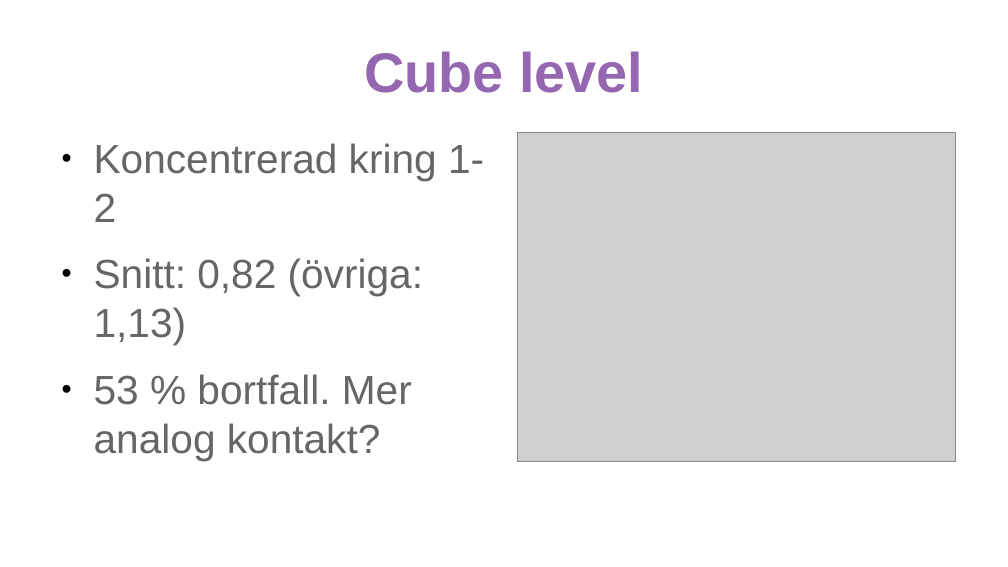
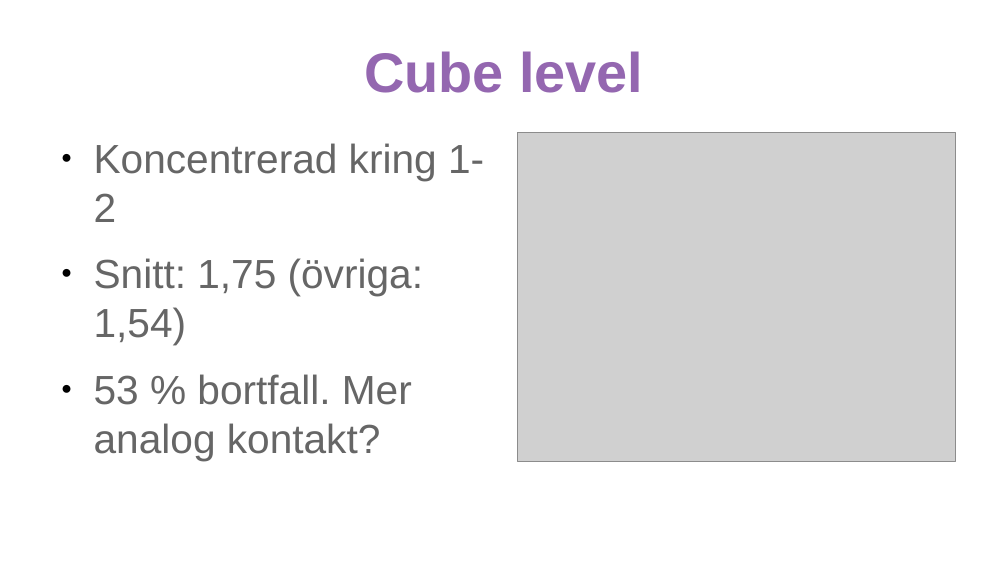
Before and after one commit to samfromsatc/payment_method_case_if, a slide deck: slide 6 of presentation_payment_method.odp. Drawn at 1008x567 pixels with LibreOffice and Linux fonts; fonts in the diff are those of the drawing; grey boxes stand for pictures. Boxes give left, top, right and bottom in pixels: in the first picture for what was removed or moved away, otherwise in the second. Text is boxed around its words. In the diff, an @@ line names an element or a change of style, - is before the commit and + after.

Commit message:
slipat pa presentation, nytt cube_level snitt

```diff
--- a/presentation_payment_method.odp
+++ b/presentation_payment_method.odp
@@ text at bbox=[94, 258, 423, 345]: text changed @@
-● Snitt: 0,82 (övriga: 1,13)
+● Snitt: 1,75 (övriga: 1,54)
```
Also in this commit, not shown: 2 other slides changed, 1 slide added, 1 slide removed, 7 other files.
